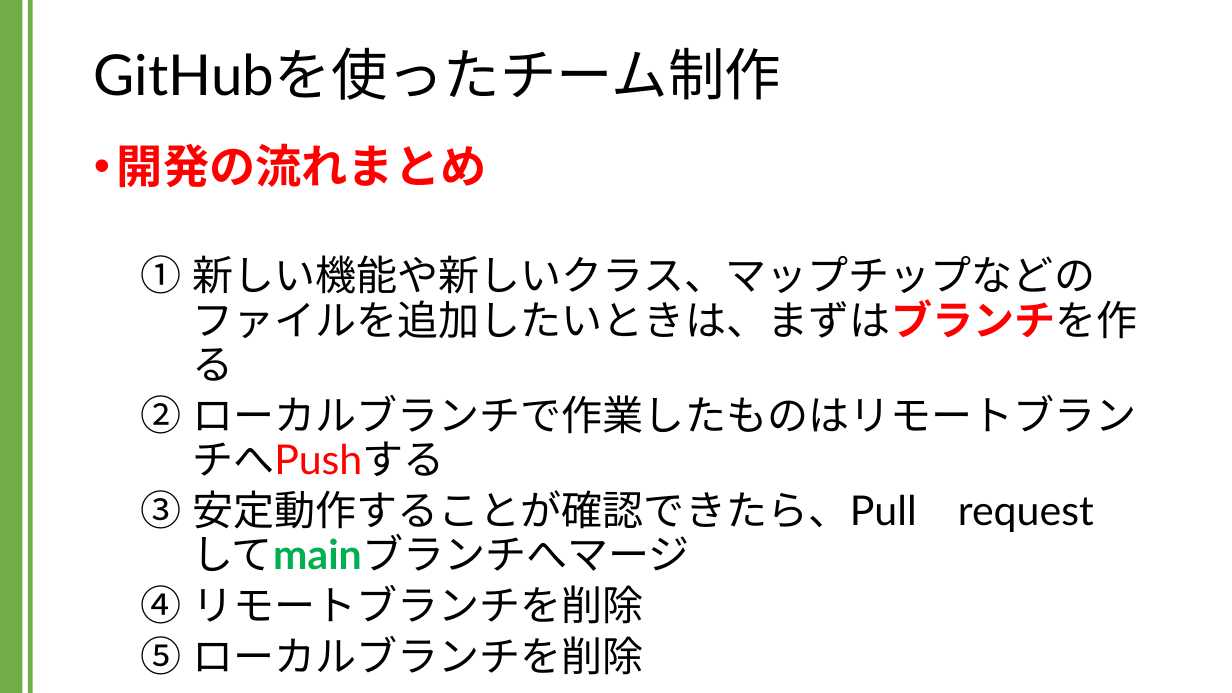
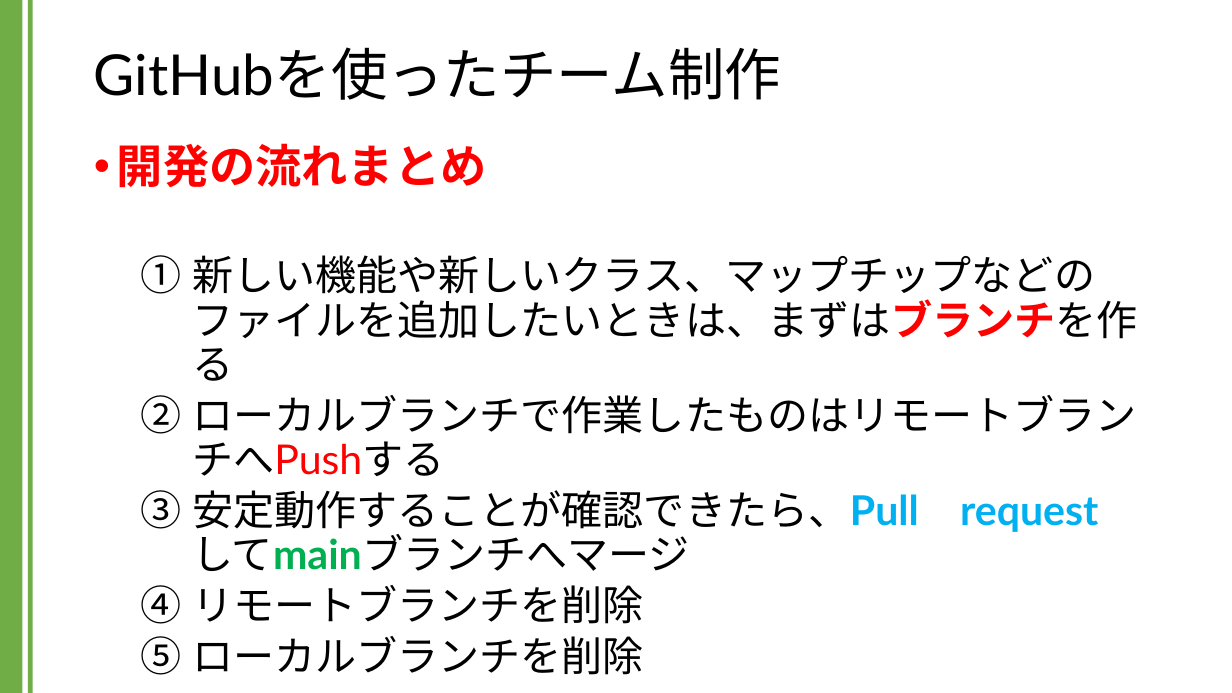
Before and after one commit to kic-murata/cpp2024, a slide deck: slide 53 of 授業資料/GitHubを用いたチーム制作.pptx. Drawn at 1232x693 pixels with LibreOffice and Linux fonts; fonts in the diff are those of the drawing. Boxes give left, top, right and bottom in pixels: in the first picture for what was removed or moved away, otherwise in the second. Text is boxed around its words. In the diff, an @@ line names an element or a change of style, - is before the commit and + after.

```diff
--- a/授業資料/GitHubを用いたチーム制作.pptx
+++ b/授業資料/GitHubを用いたチーム制作.pptx
@@ text at bbox=[192, 490, 1098, 571]: text colour #000000 to #00B0F0, bold on in "安定動作することが確認できたら、Pull request" @@
```
Also in this commit, not shown: 1 slide added, 2 other files.
